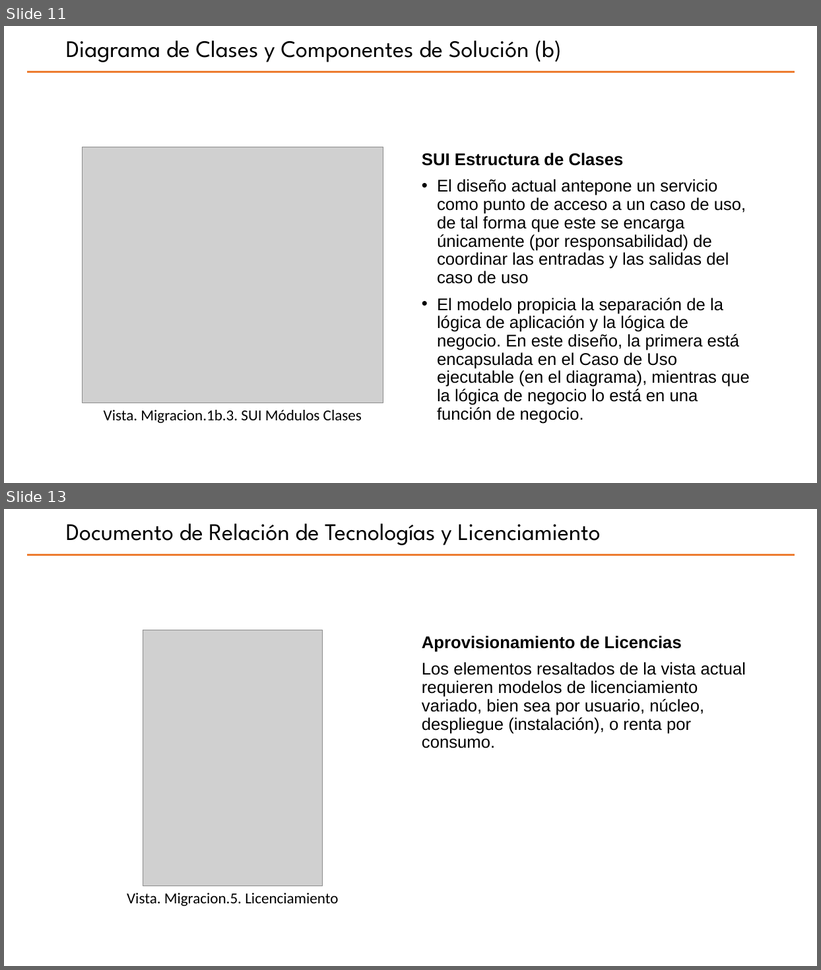
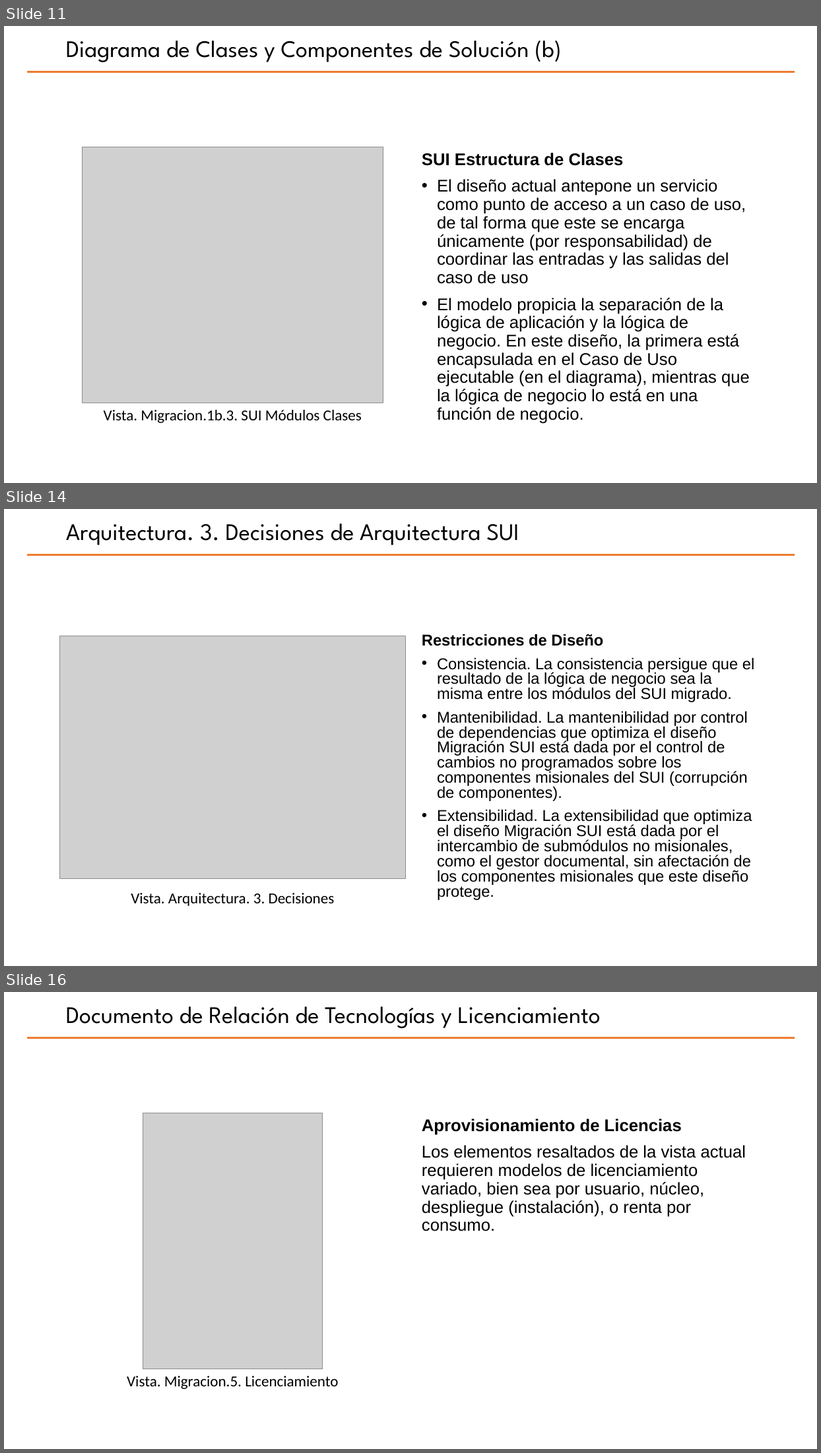
Before and after one commit to hwong23/pgn-078, a slide deck: content/pptxoutpt.pptx. Shown one above the other, each under a label of ours: slides 11 and 13 before the commit, slides 11, 14 and 16 after it; the slides between them are not shown. The pictures are 821x970 and 821x1453 pixels, drawn with LibreOffice and Linux fonts; fonts in the diff are those of the drawing; grey boxes stand for pictures; background and template pictures are left out. Boxes give left, top, right and bottom in pixels: in the first picture for what was removed or moved away, otherwise in the second. Text is boxed around its words. In the diff, an @@ line names an element or a change of style, - is before the commit and + after.

```diff
--- a/content/pptxoutpt.pptx
+++ b/content/pptxoutpt.pptx
@@ slide 14 added at <box>4,509,817,966</box>, background #FFFFFF; not listed: 1 template element that a slide beside it also shows @@
@@ title added at <box>66,524,519,545</box>, 28 pt, text #000000 @@
+Arquitectura. 3. Decisiones de Arquitectura SUI
@@ picture added at <box>60,636,406,879</box> @@
@@ text added at <box>422,634,754,900</box>, 18.5 pt, text #000000 @@
+Restricciones de Diseño
+• Consistencia. La consistencia persigue que el resultado de la lógica de negocio sea la misma entre los módulos del SUI migrado.
+• Mantenibilidad. La mantenibilidad por control de dependencias que optimiza el diseño Migración SUI está dada por el control de cambios no programados sobre los componentes misionales del SUI (corrupción de componentes).
+• Extensibilidad. La extensibilidad que optimiza el diseño Migración SUI está dada por el intercambio de submódulos no misionales, como el gestor documental, sin afectación de los componentes misionales que este diseño protege.
@@ text added at <box>131,893,335,906</box>, 18 pt, text #000000 @@
+Vista. Arquitectura. 3. Decisiones
@@ what was slide 13 is now slide 16 @@
```
Also in this commit, not shown: 4 slides changed, 3 other slides added, 3 slides removed, 13 other files.
